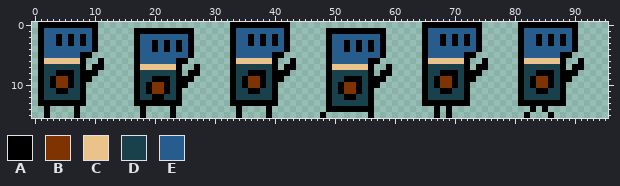
File history of a sprite sheet, assets/knight.png. The picture above was drawn from the file before the commit.
The file is 96x16 pixels.
Palette (. is transparent): A #000000  B #7f3300  C #ebc28a  D #19414b  E #275d8c
Once edited:
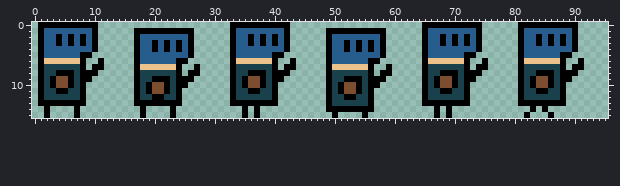
Change:
colour B: #7f3300 -> #7c4e2f
y 14: x 34..35 A. -> .A; x 37 . -> A; x 39 A -> .
y 15: x 34..35 A. -> .A; x 37 . -> A; x 39 A -> .; x 48 A -> .; x 50 . -> A; x 55..56 .A -> A.
Where, in picture pixels (left, top, right, bottom), the same in both pictures:
changed: (56, 76, 68, 88)
changed: (236, 76, 272, 118)
changed: (440, 76, 452, 88)
changed: (536, 76, 548, 88)
changed: (152, 82, 164, 94)
changed: (344, 82, 356, 94)
changed: (320, 112, 338, 118)
changed: (362, 112, 374, 118)
